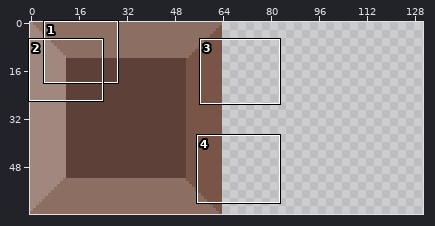
One commit to this pixel-art file: img/buildings/template_building64x64.aseprite. The picture above shows the old version from afar; the outline marks the close-up.
Close-up. The starting point:
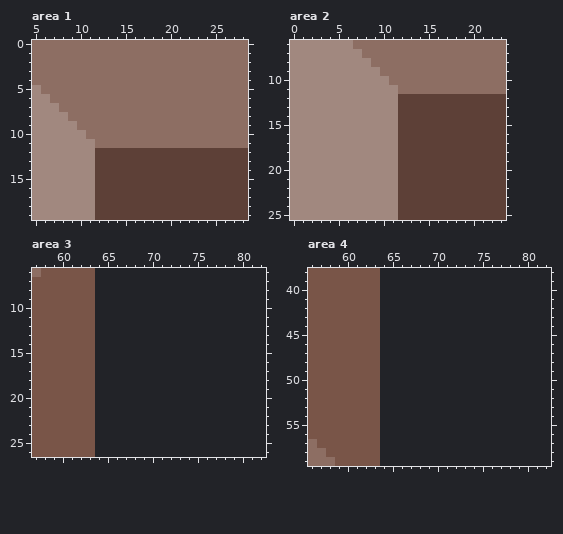
64x64 pixels, 1 frame. Shown: area 1: x 5..28, y 0..19; area 2: x 0..23, y 6..25; area 3: x 57..82, y 6..26; area 4: x 56..82, y 38..59. The old version is drawn lined up with the new one, on the new canvas. The commit also changed other parts of the picture, which this record leaves out.
New version:
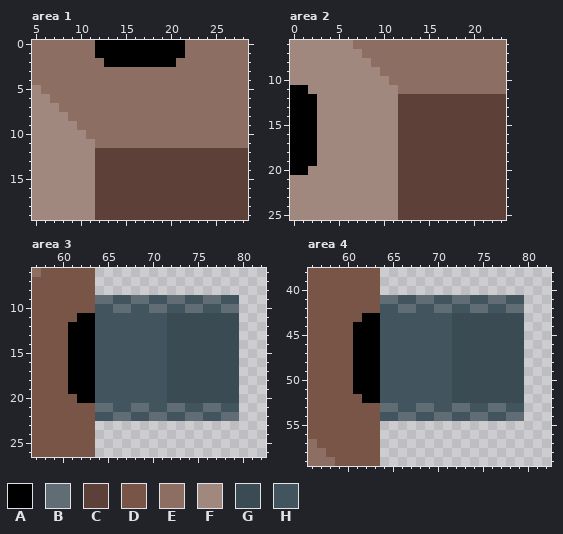
Palette (. is transparent): A #000000  B #616d74  C #5d4037  D #795548  E #8d6e63  F #a1887f  G #3b4b53  H #42555e
Changes in this commit:
{"change": "canvas 64x64 -> 131x64"}
{"where": "area 1"}
{"y":0,"x":12,"old":"EEEEEEEEEE","new":"AAAAAAAAAA"}
{"y":1,"x":12,"old":"EEEEEEEEEE","new":"AAAAAAAAAA"}
{"y":2,"x":13,"old":"EEEEEEEE","new":"AAAAAAAA"}
{"where": "area 2"}
{"y":11,"x":0,"old":"FF","new":"AA"}
{"y":12,"x":0,"old":"FFF","new":"AAA"}
{"y":13,"x":0,"old":"FFF","new":"AAA"}
{"y":14,"x":0,"old":"FFF","new":"AAA"}
{"y":15,"x":0,"old":"FFF","new":"AAA"}
{"y":16,"x":0,"old":"FFF","new":"AAA"}
{"y":17,"x":0,"old":"FFF","new":"AAA"}
{"y":18,"x":0,"old":"FFF","new":"AAA"}
{"y":19,"x":0,"old":"FFF","new":"AAA"}
{"y":20,"x":0,"old":"FF","new":"AA"}
{"where": "area 3"}
{"y":9,"x":64,"old":"................","new":"BBHHBBHHBBHHBBHH"}
{"y":10,"x":64,"old":"................","new":"HHBBHHBBHHBBHHBB"}
{"y":11,"x":62,"old":"DD................","new":"AAHHHHHHHHGGGGGGGG"}
{"y":12,"x":61,"old":"DDD................","new":"AAAHHHHHHHHGGGGGGGG"}
{"y":13,"x":61,"old":"DDD................","new":"AAAHHHHHHHHGGGGGGGG"}
{"y":14,"x":61,"old":"DDD................","new":"AAAHHHHHHHHGGGGGGGG"}
{"y":15,"x":61,"old":"DDD................","new":"AAAHHHHHHHHGGGGGGGG"}
{"y":16,"x":61,"old":"DDD................","new":"AAAHHHHHHHHGGGGGGGG"}
{"y":17,"x":61,"old":"DDD................","new":"AAAHHHHHHHHGGGGGGGG"}
{"y":18,"x":61,"old":"DDD................","new":"AAAHHHHHHHHGGGGGGGG"}
{"y":19,"x":61,"old":"DDD................","new":"AAAHHHHHHHHGGGGGGGG"}
{"y":20,"x":62,"old":"DD................","new":"AAHHHHHHHHGGGGGGGG"}
{"y":21,"x":64,"old":"................","new":"BBHHBBHHBBHHBBHH"}
{"y":22,"x":64,"old":"................","new":"HHBBHHBBHHBBHHBB"}
{"where": "area 4"}
{"y":41,"x":64,"old":"................","new":"BBHHBBHHBBHHBBHH"}
{"y":42,"x":64,"old":"................","new":"HHBBHHBBHHBBHHBB"}
{"y":43,"x":62,"old":"DD................","new":"AAHHHHHHHHGGGGGGGG"}
{"y":44,"x":61,"old":"DDD................","new":"AAAHHHHHHHHGGGGGGGG"}
{"y":45,"x":61,"old":"DDD................","new":"AAAHHHHHHHHGGGGGGGG"}
{"y":46,"x":61,"old":"DDD................","new":"AAAHHHHHHHHGGGGGGGG"}
{"y":47,"x":61,"old":"DDD................","new":"AAAHHHHHHHHGGGGGGGG"}
{"y":48,"x":61,"old":"DDD................","new":"AAAHHHHHHHHGGGGGGGG"}
{"y":49,"x":61,"old":"DDD................","new":"AAAHHHHHHHHGGGGGGGG"}
{"y":50,"x":61,"old":"DDD................","new":"AAAHHHHHHHHGGGGGGGG"}
{"y":51,"x":61,"old":"DDD................","new":"AAAHHHHHHHHGGGGGGGG"}
{"y":52,"x":62,"old":"DD................","new":"AAHHHHHHHHGGGGGGGG"}
{"y":53,"x":64,"old":"................","new":"BBHHBBHHBBHHBBHH"}
{"y":54,"x":64,"old":"................","new":"HHBBHHBBHHBBHHBB"}
{"label":"changed","picture_box":[95,40,185,67]}
{"label":"changed","picture_box":[290,85,317,175]}
{"label":"changed","picture_box":[68,295,239,421]}
{"label":"changed","picture_box":[353,295,524,421]}
